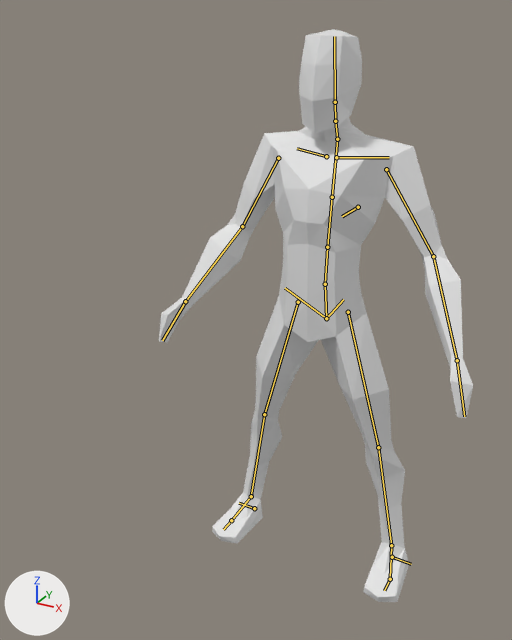
The Blender file assets/bot/Bot.blend: old version first, new version second.
Rendered twice from a 50 mm lens placed at (0.93, -2.28, 2.06), pointed at (-0.09, -0.43, 1.13). Every picture has the same lights, and +X, +Y and +Z are marked at lower left. The first picture is the older version. The bones that change, and the others that lie on the model, are drawn over the model as lines.

The first picture shows 'BASE_Low Poly Man'.
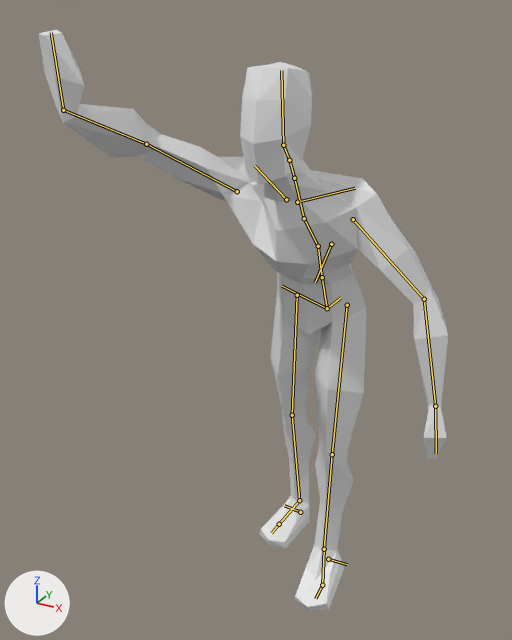
The newer file adds an action. The first version stands in its rest pose; the second is drawn at frame 1 of the action 'stand_range'.

Changed parts and their boxes (x1, y1, x2, y2) in the pictures (512 x 640 px):
```json
{"object": "BASE_Low Poly Man", "change": "posed", "before": [159, 29, 473, 602], "after": [38, 30, 448, 610], "on screen": "30% wider"}
{"bone": "spine", "before": "(326, 318) to (325, 284)", "after": "(327, 308) to (322, 277)"}
{"bone": "spine.001", "before": "(325, 284) to (327, 247)", "after": "(322, 277) to (318, 246)"}
{"bone": "spine.002", "before": "(327, 247) to (332, 197)", "after": "(318, 246) to (304, 218)"}
{"bone": "spine.003", "before": "(332, 197) to (337, 139)", "after": "(304, 218) to (294, 178)"}
{"bone": "spine.004", "before": "(337, 139) to (335, 121)", "after": "(294, 178) to (289, 160)"}
{"bone": "spine.005", "before": "(335, 121) to (335, 102)", "after": "(289, 160) to (283, 145)"}
{"bone": "spine.006", "before": "(335, 102) to (334, 36)", "after": "(283, 145) to (281, 70)"}
{"bone": "upper_arm.L", "before": "(386, 169) to (433, 256)", "after": "(353, 219) to (424, 299)"}
{"bone": "forearm.L", "before": "(433, 256) to (457, 360)", "after": "(424, 299) to (435, 406)"}
{"bone": "upper_arm.R", "before": "(278, 158) to (242, 226)", "after": "(237, 191) to (146, 144)"}
{"bone": "forearm.R", "before": "(242, 226) to (185, 301)", "after": "(146, 144) to (63, 110)"}
{"bone": "hand.R", "before": "(185, 301) to (162, 340)", "after": "(63, 110) to (51, 32)"}
{"bone": "thigh.L", "before": "(348, 312) to (378, 447)", "after": "(347, 305) to (332, 454)"}
{"bone": "shin.L", "before": "(378, 447) to (391, 545)", "after": "(332, 454) to (324, 549)"}
{"bone": "foot.L", "before": "(391, 545) to (390, 579)", "after": "(324, 549) to (322, 585)"}
{"bone": "thigh.R", "before": "(298, 302) to (264, 414)", "after": "(297, 295) to (292, 415)"}
{"bone": "foot.R", "before": "(251, 496) to (231, 520)", "after": "(299, 500) to (279, 524)"}
```

Scene script edits in JSON lines:
```json
{"block": "bone_spine", "where": "bone_spine = bpy.data.objects['metarig'].pose.bones['spine']"}
{"op": "set", "path": "bone_spine.location", "old": "(0.0, 0.0, 0.0)", "new": "(0.0, 0.04, -0.008)"}
{"op": "set", "path": "bone_spine.rotation_quaternion", "old": "(1.0, 0.0, 0.0, 0.0)", "new": "(0.996, 0.092, 0.0, 0.0)", "note": "degrees (0, 0, 0) -> degrees (11, 0, 0)"}
{"block": "bone_spine_001", "where": "bone_spine_001 = bpy.data.objects['metarig'].pose.bones['spine.001']  # child of 'spine'"}
{"op": "set", "path": "bone_spine_001.rotation_quaternion", "old": "(1.0, 0.0, 0.0, 0.0)", "new": "(0.993, 0.116, 0.0, 0.0)", "note": "degrees (0, 0, 0) -> degrees (13, 0, 0)"}
{"block": "bone_spine_002", "where": "bone_spine_002 = bpy.data.objects['metarig'].pose.bones['spine.002']  # child of 'spine.001'"}
{"op": "set", "path": "bone_spine_002.rotation_quaternion", "old": "(1.0, 0.0, 0.0, 0.0)", "new": "(0.972, 0.233, 0.0, 0.0)", "note": "degrees (0, 0, 0) -> degrees (27, 0, 0)"}
{"block": "bone_spine_003", "where": "bone_spine_003 = bpy.data.objects['metarig'].pose.bones['spine.003']  # child of 'spine.002'"}
{"op": "set", "path": "bone_spine_003.rotation_quaternion", "old": "(1.0, 0.0, 0.0, 0.0)", "new": "(0.997, -0.058, -0.026, -0.046)", "note": "degrees (0, 0, 0) -> degrees (-7, -3, -5)"}
{"block": "bone_spine_004", "where": "bone_spine_004 = bpy.data.objects['metarig'].pose.bones['spine.004']  # child of 'spine.003'"}
{"op": "set", "path": "bone_spine_004.rotation_quaternion", "old": "(1.0, 0.0, 0.0, 0.0)", "new": "(0.946, -0.318, 0.043, 0.045)", "note": "degrees (0, 0, 0) -> degrees (-37, 6, 3)"}
{"block": "bone_spine_005", "where": "bone_spine_005 = bpy.data.objects['metarig'].pose.bones['spine.005']  # child of 'spine.004'"}
{"op": "set", "path": "bone_spine_005.rotation_quaternion", "old": "(1.0, 0.0, 0.0, 0.0)", "new": "(0.981, 0.192, -0.007, 0.004)", "note": "degrees (0, 0, 0) -> degrees (22, -1, 0)"}
{"block": "bone_spine_006", "where": "bone_spine_006 = bpy.data.objects['metarig'].pose.bones['spine.006']  # child of 'spine.005'"}
{"op": "set", "path": "bone_spine_006.rotation_quaternion", "old": "(1.0, 0.0, 0.0, 0.0)", "new": "(0.956, -0.295, 0.003, -0.001)", "note": "degrees (0, 0, 0) -> degrees (-34, 0, 0)"}
{"block": "bone_upper_arm_l", "where": "bone_upper_arm_l = bpy.data.objects['metarig'].pose.bones['upper_arm.L']  # child of 'shoulder.L'"}
{"op": "set", "path": "bone_upper_arm_l.rotation_quaternion", "old": "(1.0, 0.0, 0.0, 0.0)", "new": "(0.939, 0.239, -0.24, 0.062)", "note": "degrees (0, 0, 0) -> degrees (29, -29, 0)"}
{"block": "bone_forearm_l", "where": "bone_forearm_l = bpy.data.objects['metarig'].pose.bones['forearm.L']  # child of 'upper_arm.L'"}
{"op": "set", "path": "bone_forearm_l.rotation_quaternion", "old": "(1.0, 0.0, 0.0, 0.0)", "new": "(0.959, -0.122, 0.05, -0.25)", "note": "degrees (0, 0, 0) -> degrees (-15, 2, -30)"}
{"block": "bone_upper_arm_r", "where": "bone_upper_arm_r = bpy.data.objects['metarig'].pose.bones['upper_arm.R']  # child of 'shoulder.R'"}
{"op": "set", "path": "bone_upper_arm_r.rotation_quaternion", "old": "(1.0, 0.0, 0.0, 0.0)", "new": "(0.391, 0.714, 0.386, -0.434)", "note": "degrees (0, 0, 0) -> degrees (145, 67, 33)"}
{"block": "bone_forearm_r", "where": "bone_forearm_r = bpy.data.objects['metarig'].pose.bones['forearm.R']  # child of 'upper_arm.R'"}
{"op": "set", "path": "bone_forearm_r.rotation_quaternion", "old": "(1.0, 0.0, 0.0, 0.0)", "new": "(0.986, -0.023, -0.086, 0.142)", "note": "degrees (0, 0, 0) -> degrees (-4, -9, 17)"}
{"block": "bone_hand_r", "where": "bone_hand_r = bpy.data.objects['metarig'].pose.bones['hand.R']  # child of 'forearm.R'"}
{"op": "set", "path": "bone_hand_r.rotation_quaternion", "old": "(1.0, 0.0, 0.0, 0.0)", "new": "(0.819, -0.044, -0.021, -0.572)", "note": "degrees (0, 0, 0) -> degrees (-3, -5, -70)"}
{"block": "bone_thigh_l", "where": "bone_thigh_l = bpy.data.objects['metarig'].pose.bones['thigh.L']  # child of 'spine'"}
{"op": "set", "path": "bone_thigh_l.rotation_quaternion", "old": "(1.0, 0.0, 0.0, 0.0)", "new": "(0.966, -0.231, -0.034, 0.112)", "note": "degrees (0, 0, 0) -> degrees (-27, -1, 13)"}
{"block": "bone_shin_l", "where": "bone_shin_l = bpy.data.objects['metarig'].pose.bones['shin.L']  # child of 'thigh.L'"}
{"op": "set", "path": "bone_shin_l.rotation_quaternion", "old": "(1.0, 0.0, 0.0, 0.0)", "new": "(0.99, 0.138, -0.007, 0.003)", "note": "degrees (0, 0, 0) -> degrees (16, -1, 0)"}
{"block": "bone_foot_l", "where": "bone_foot_l = bpy.data.objects['metarig'].pose.bones['foot.L']  # child of 'shin.L'"}
{"op": "set", "path": "bone_foot_l.rotation_quaternion", "old": "(1.0, 0.0, 0.0, 0.0)", "new": "(0.986, 0.042, 0.14, -0.083)", "note": "degrees (0, 0, 0) -> degrees (4, 16, -9)"}
{"block": "bone_thigh_r", "where": "bone_thigh_r = bpy.data.objects['metarig'].pose.bones['thigh.R']  # child of 'spine'"}
{"op": "set", "path": "bone_thigh_r.rotation_quaternion", "old": "(1.0, 0.0, 0.0, 0.0)", "new": "(0.993, -0.053, 0.006, -0.104)", "note": "degrees (0, 0, 0) -> degrees (-6, 0, -12)"}
{"block": "bone_foot_r", "where": "bone_foot_r = bpy.data.objects['metarig'].pose.bones['foot.R']  # child of 'shin.R'"}
{"op": "set", "path": "bone_foot_r.rotation_quaternion", "old": "(1.0, 0.0, 0.0, 0.0)", "new": "(0.989, -0.072, -0.104, 0.072)", "note": "degrees (0, 0, 0) -> degrees (-9, -11, 9)"}
```
